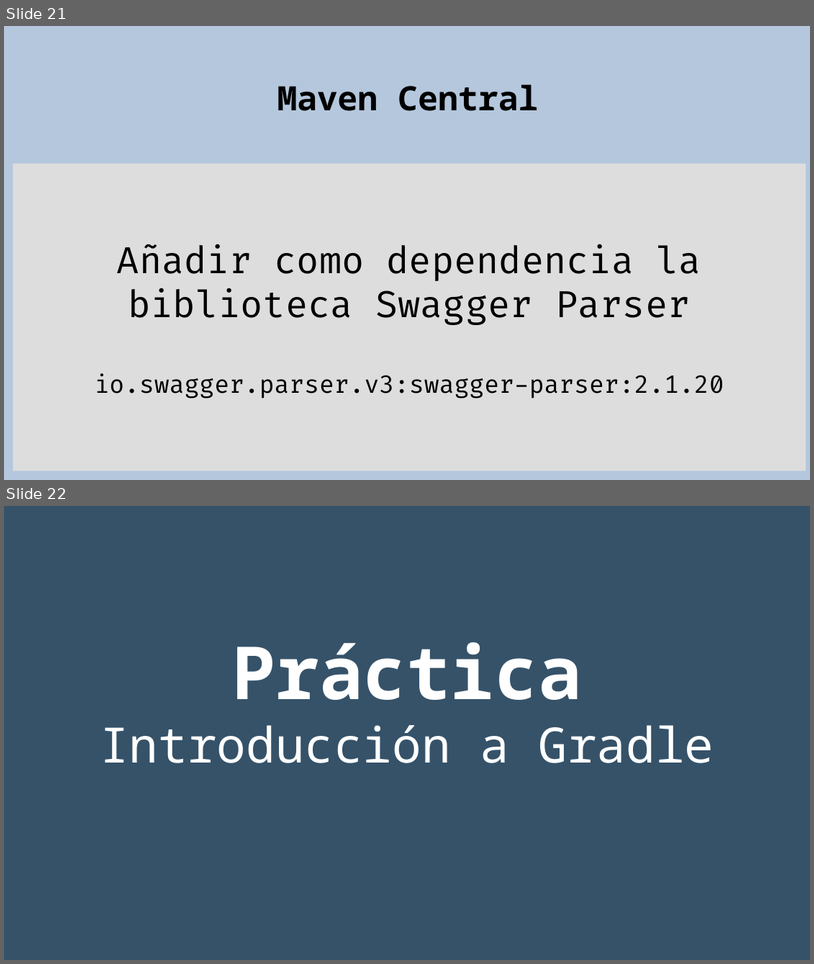
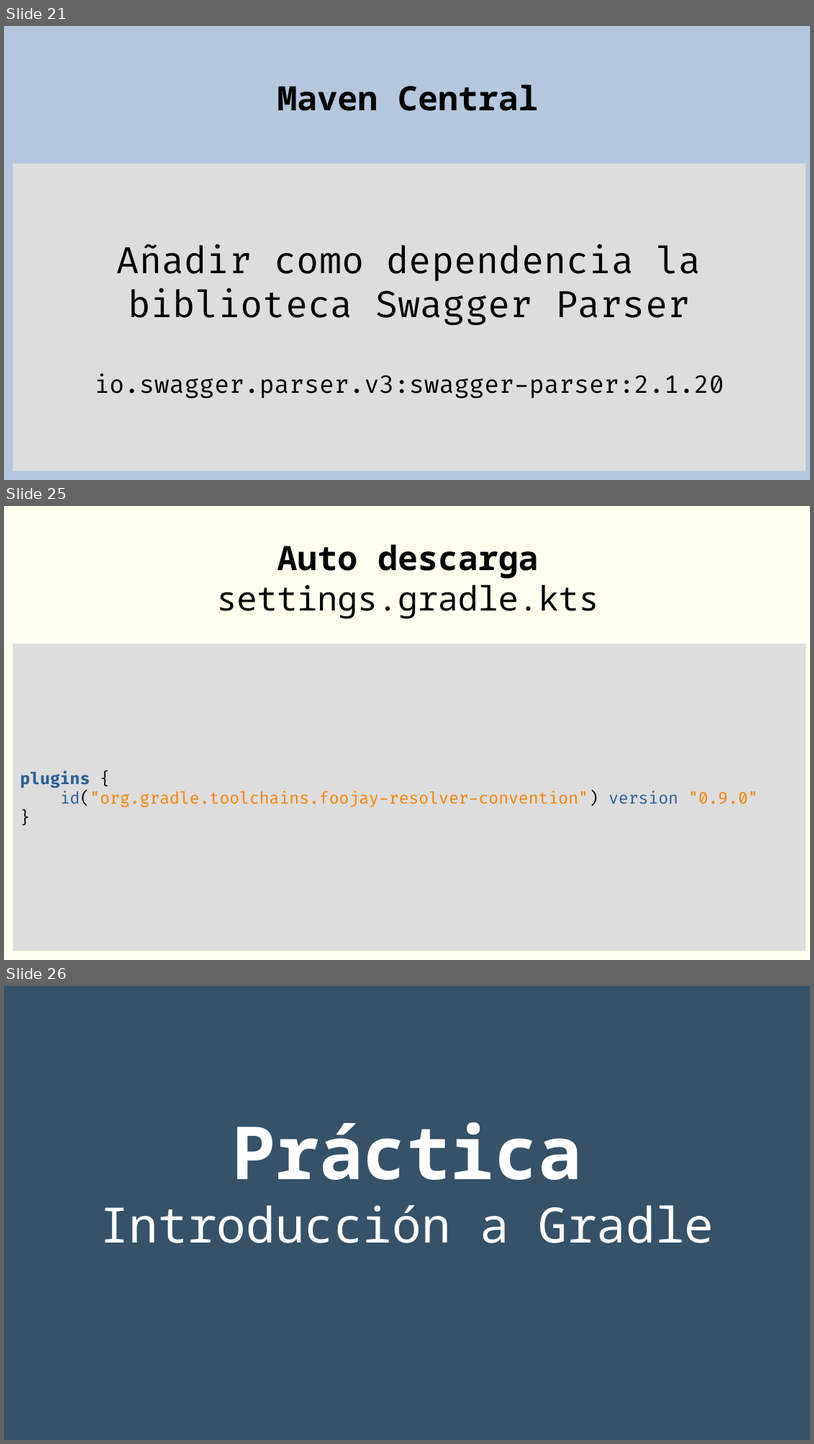
Before and after one commit to rgmf/eed2425, a slide deck: ut/03_instalacion_y_uso_de_entornos_de_desarrollo/presentacion/gradle.odp. Shown one above the other, each under a label of ours: slides 21 and 22 before the commit, slides 21, 25 and 26 after it; the slides between them are not shown. The pictures are 814x964 and 814x1444 pixels, drawn with LibreOffice and Linux fonts; fonts in the diff are those of the drawing. Boxes give left, top, right and bottom in pixels: in the first picture for what was removed or moved away, otherwise in the second. Text is boxed around its words. In the diff, an @@ line names an element or a change of style, - is before the commit and + after.

Commit message:
UT3: gradle documentation.

```diff
--- a/ut/03_instalacion_y_uso_de_entornos_de_desarrollo/presentacion/gradle.odp
+++ b/ut/03_instalacion_y_uso_de_entornos_de_desarrollo/presentacion/gradle.odp
@@ slide 25 added at [4,506,810,960], background #FFFFF0 @@
@@ title added at [217,544,599,619], 33 pt, text #000000 @@
+Auto descarga
+settings.gradle.kts
@@ rectangle added at [13,644,806,951], fill #DDDDDD, 16 pt, text #FF8000 @@
+plugins {
+id("org.gradle.toolchains.foojay-resolver-convention") version "0.9.0"
+}
@@ what was slide 22 is now slide 26 @@
```
Also in this commit, not shown: 3 other slides added, 2 other files.
